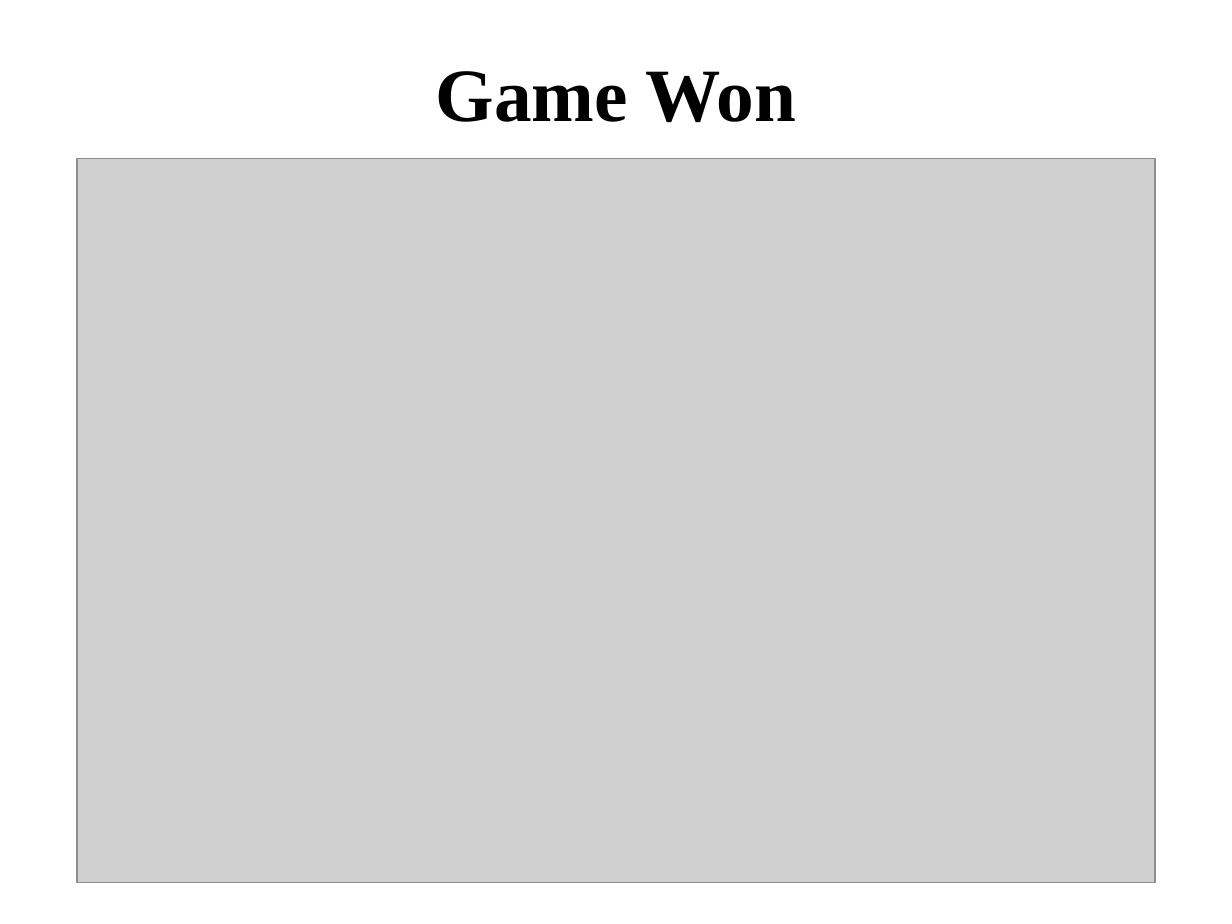
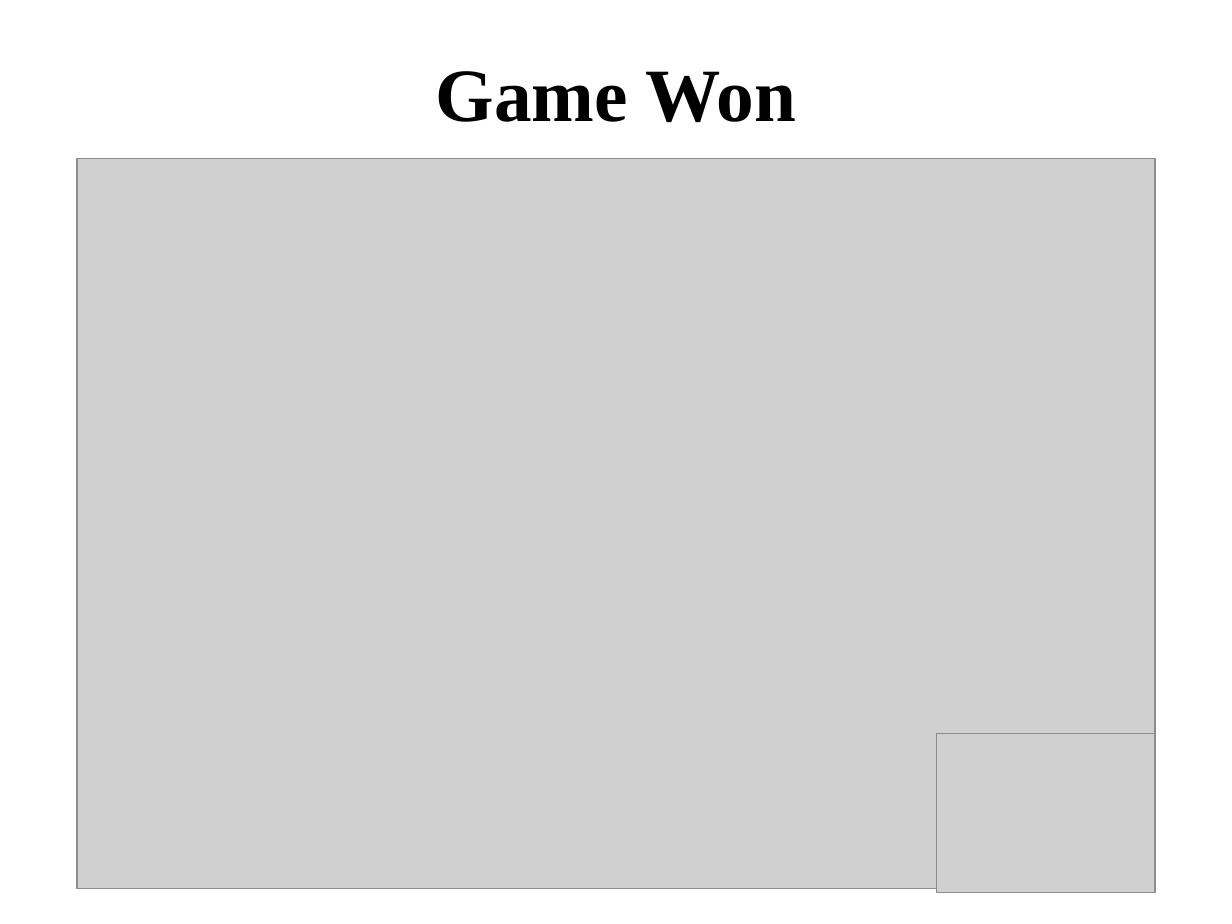
Before and after one commit to jrambasana/CarParkingGreenfootGame, a slide deck: slide 10 of CAR PARKING.pptx. Drawn at 1232x924 pixels with LibreOffice and Linux fonts; fonts in the diff are those of the drawing; grey boxes stand for pictures. Boxes give left, top, right and bottom in pixels: in the first picture for what was removed or moved away, otherwise in the second. Text is boxed around its words. In the diff, an @@ line names an element or a change of style, - is before the commit and + after.

```diff
--- a/CAR PARKING.pptx
+++ b/CAR PARKING.pptx
@@ picture: place and size @@
-picture at box(76, 158, 1154, 882)
+picture at box(76, 158, 1154, 888)
@@ picture added at box(936, 733, 1154, 892) @@
```
